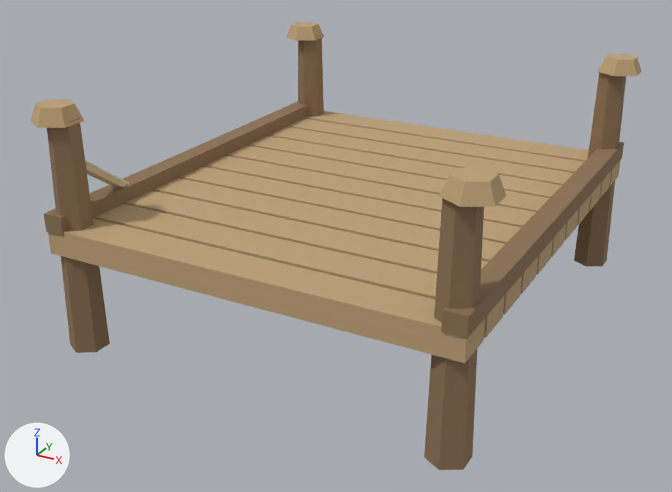
The glTF model public/assets/models/landing_pier.glb as it was, and as the next commit left it.
Camera for both pictures: a 50 mm camera at (1.79, -3.52, 1.63) aimed at (-0.06, -0.14, -0.06). Every picture has the same lights, and +X, +Y and +Z are marked at lower left. The older version comes first. Vertices at exactly the same position are counted once.

Names of what the first picture shows: 'landing_pier.006'.
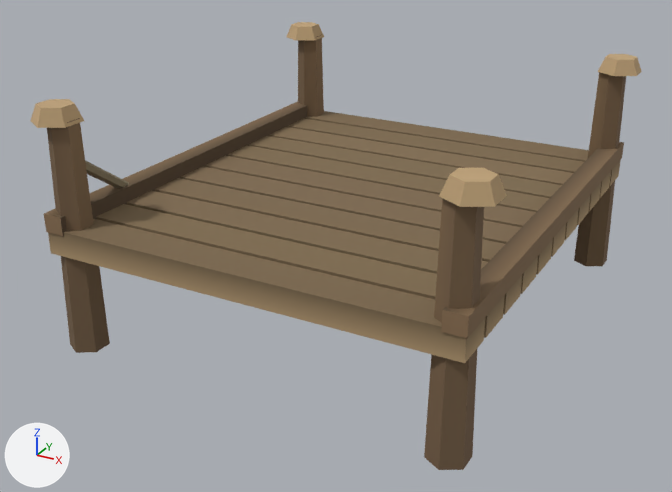
Boxes [x1, y1, x2, y2] around the edits, measured in the pictures (672 x 492 px):
part 1 of me_cube_887, recoloured (darker)
    both: [45, 37, 626, 470]

Patch to the scene script:
```diff
--- a/public/assets/models/landing_pier.glb.py
+++ b/public/assets/models/landing_pier.glb.py
@@ me_cube_887 @@
 me_cube_887.from_pydata(...)  # 212 vertices, 336 faces; spans x -0.95..0.95, y -1.05..1.05, z -0.37..0.69
 # used by ob_landing_pier_006; location = (0.0, 0.0, 0.0)
+# me_cube_887 part 1: 332 faces centred in x -0.94..0.94, y -1.04..1.04, z -0.37..0.69 are repainted in the vertex colours; the middle colour goes from brown #bfa279 to brown #856f52
 me_cube_887.materials.append(mat_way_vertex_palette)
```
